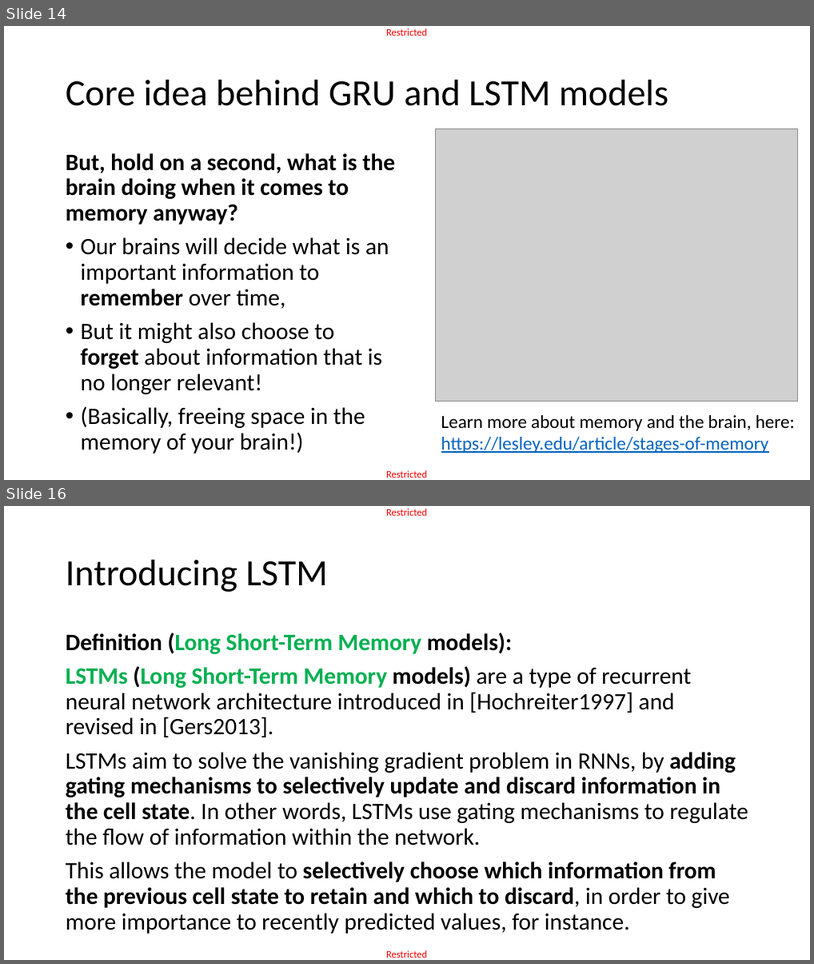
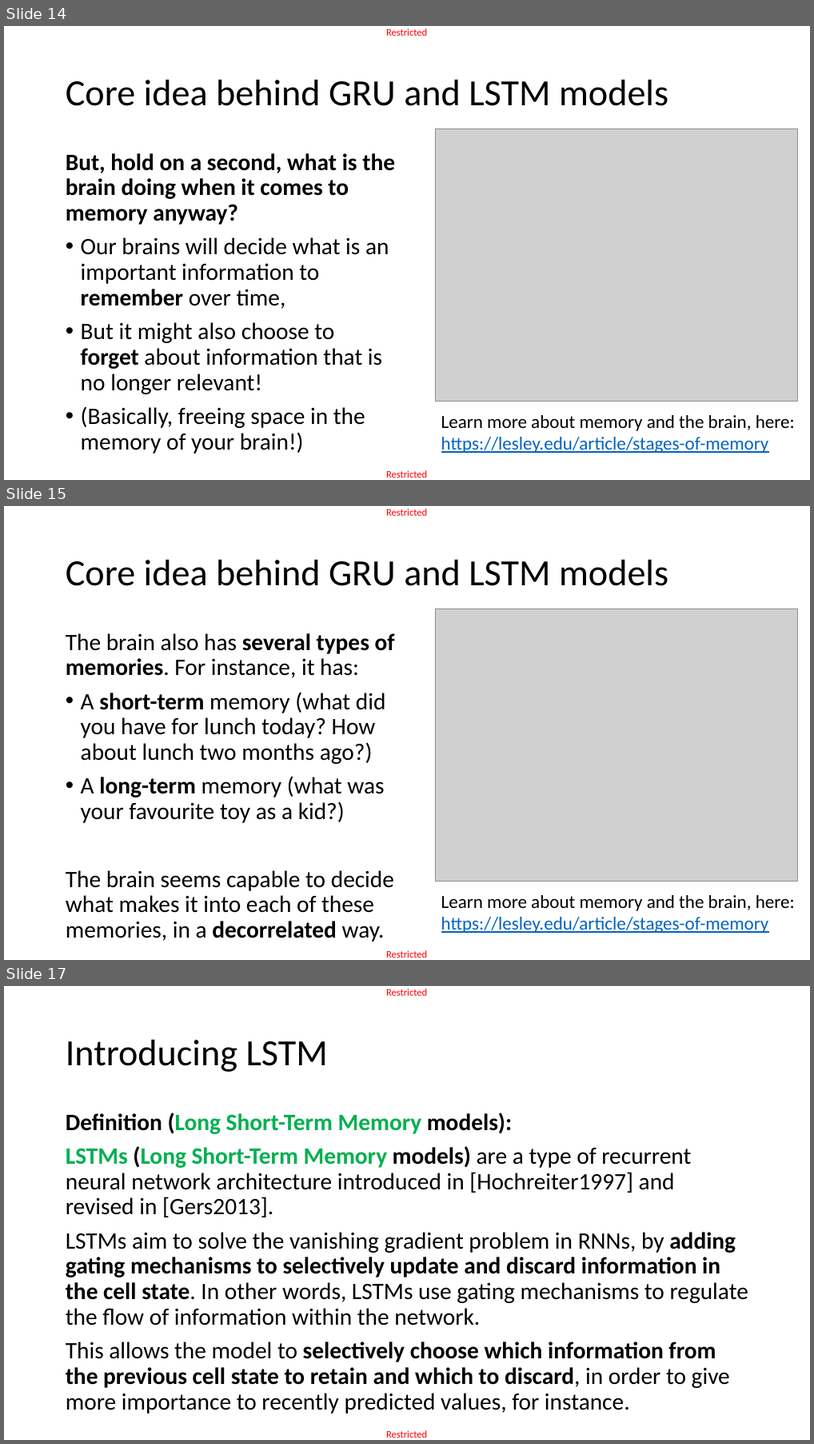
Before and after one commit to matthieudemari/SUTD_DL_50_039, a slide deck: W6/2. W6S2 final/W6S2.pptx. Shown one above the other, each under a label of ours: slides 14 and 16 before the commit, slides 14, 15 and 17 after it; the slides between them are not shown. The pictures are 814x964 and 814x1444 pixels, drawn with LibreOffice and Linux fonts; fonts in the diff are those of the drawing; grey boxes stand for pictures. Boxes give left, top, right and bottom in pixels: in the first picture for what was removed or moved away, otherwise in the second. Text is boxed around its words. In the diff, an @@ line names an element or a change of style, - is before the commit and + after.

```diff
--- a/W6/2. W6S2 final/W6S2.pptx
+++ b/W6/2. W6S2 final/W6S2.pptx
@@ slide 15 added at bbox=[4, 506, 810, 960], background #FFFFFF; not listed: 2 template elements that a slide beside it also shows @@
@@ title added at bbox=[66, 560, 669, 586], 44 pt, text #000000 @@
+Core idea behind GRU and LSTM models
@@ picture added at bbox=[435, 609, 798, 881] @@
@@ text added at bbox=[66, 633, 395, 941], 28 pt, text #000000 @@
+The brain also has several types of memories. For instance, it has:
+• A short-term memory (what did you have for lunch today? How about lunch two months ago?)
+• A long-term memory (what was your favourite toy as a kid?)
+The brain seems capable to decide what makes it into each of these memories, in a decorrelated way.
@@ text added at bbox=[442, 895, 795, 932], 22 pt, text #0563C1, underline @@
+Learn more about memory and the brain, here:
+https://lesley.edu/article/stages-of-memory
@@ what was slide 16 is now slide 17 @@
```
Also in this commit, not shown: 9 slides changed, 1 other slide added, 26 slides removed, 13 other files.
